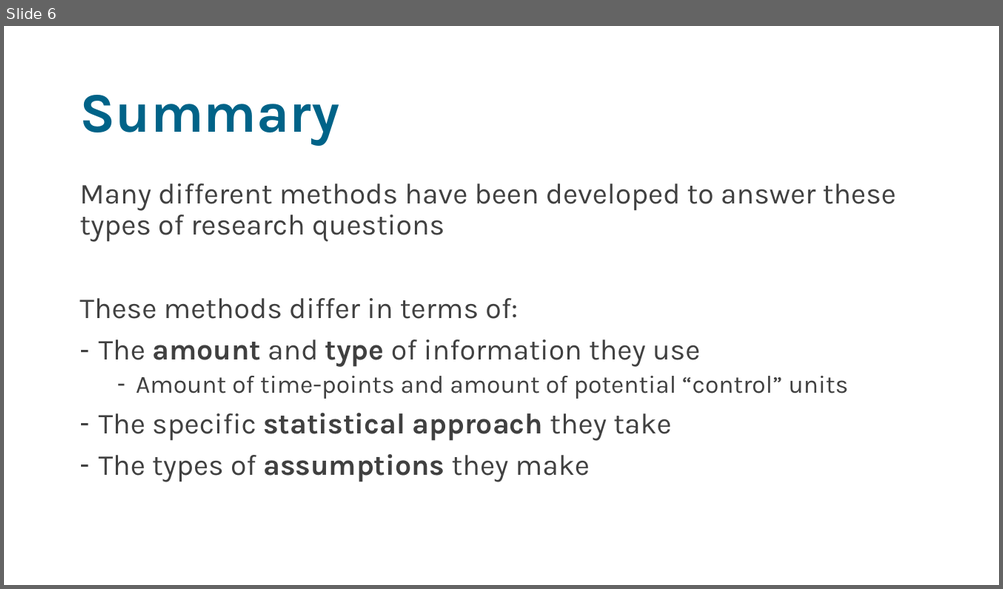
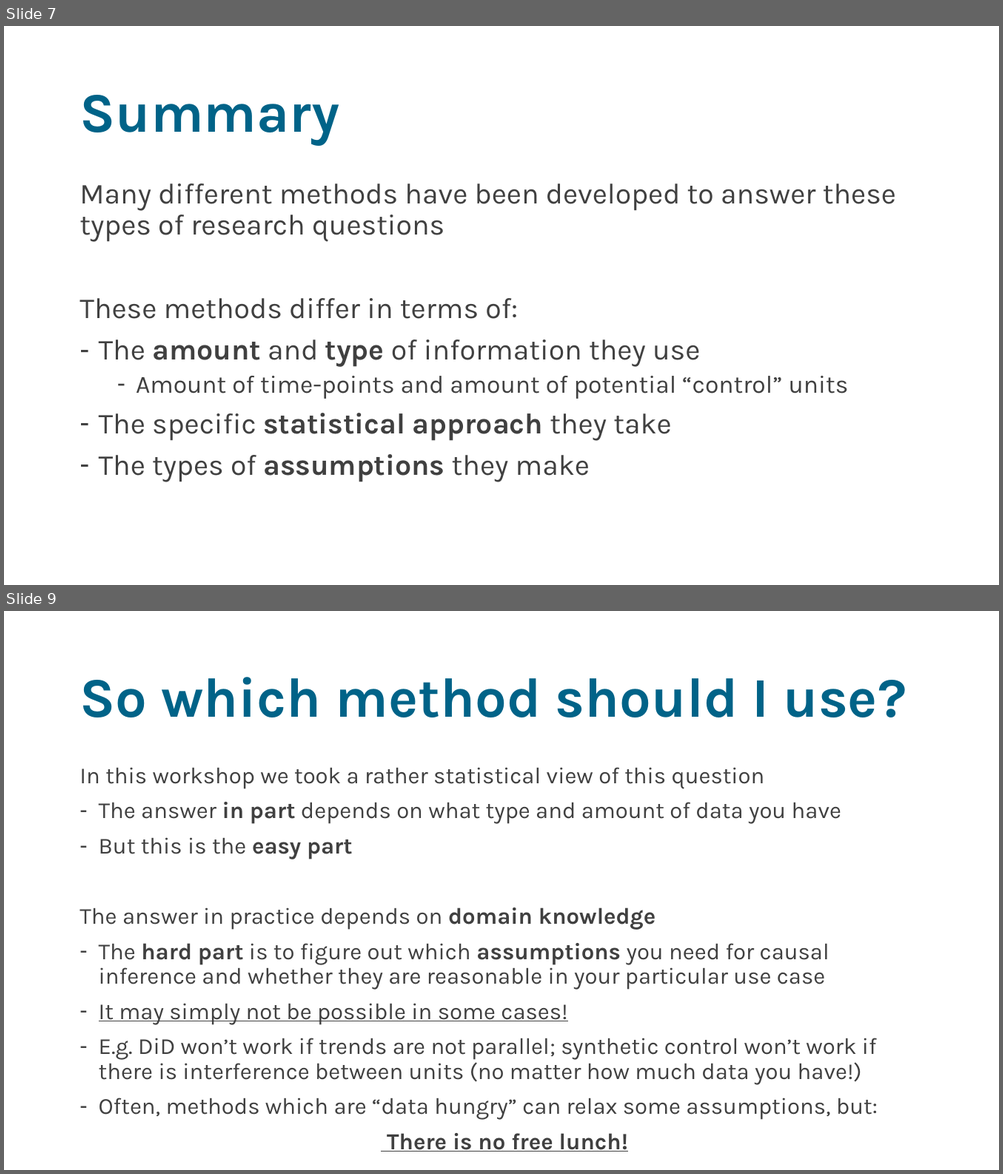
Before and after one commit to sodascience/workshop_causal_impact_assessment, a slide deck: lectures/05_discussion/discussion.pptx. Shown one above the other, each under a label of ours: slide 6 before the commit, slides 7 and 9 after it; the slides between them are not shown. The pictures are 1003x589 and 1003x1174 pixels, drawn with LibreOffice and Linux fonts; fonts in the diff are those of the drawing. Boxes give left, top, right and bottom in pixels: in the first picture for what was removed or moved away, otherwise in the second. Text is boxed around its words. In the diff, an @@ line names an element or a change of style, - is before the commit and + after.

```diff
--- a/lectures/05_discussion/discussion.pptx
+++ b/lectures/05_discussion/discussion.pptx
@@ slide 9 added at (x1=4, y1=611, x2=999, y2=1170), background #FFFFFF @@
@@ title added at (x1=79, y1=677, x2=906, y2=718), 54 pt, text #006388, bold @@
+So which method should I use?
@@ text added at (x1=79, y1=767, x2=877, y2=1152), 22.2 pt, text #404040 @@
+In this workshop we took a rather statistical view of this question
+– The answer in part depends on what type and amount of data you have
+– But this is the easy part
+The answer in practice depends on domain knowledge
+– The hard part is to figure out which assumptions you need for causal inference and whether they are reasonable in your particular use case
+– It may simply not be possible in some cases!
+– E.g. DiD won’t work if trends are not parallel; synthetic control won’t work if there is interference between units (no matter how much data you have!)
+– Often, methods which are “data hungry” can relax some assumptions, but:
+There is no free lunch!
@@ what was slide 6 is now slide 7 @@
```
Also in this commit, not shown: 4 slides changed, 5 other slides added, 31 slides removed, 2 other files.
